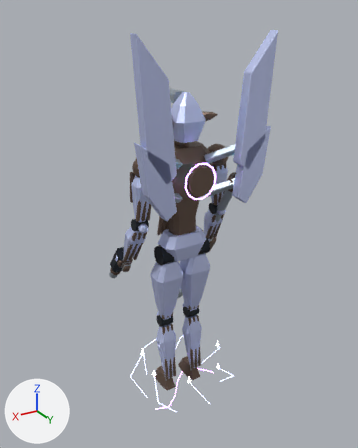
The glTF model public/assets/models/combat/t02.glb: old version first, new version second.
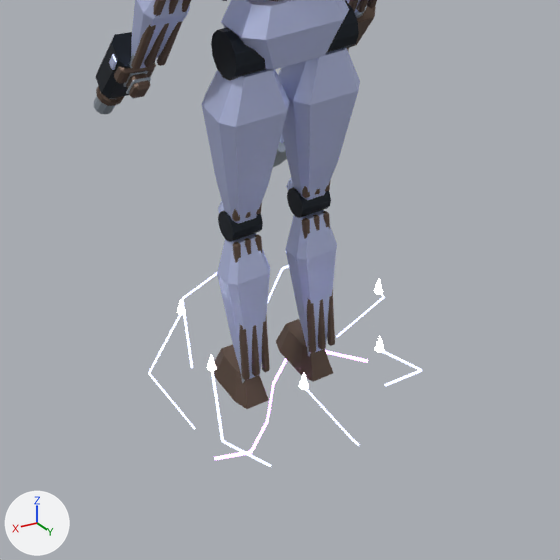
The first picture shows the older version from a 50 mm lens placed at (4.84, 7.94, 8.17), pointed at (-0.91, -1.65, 3.37). The close-ups show the older and then the newer version on the part from 21% to 80% of the width and 52% to 100% of the height of that picture. Only the edits that show in the close-ups are written down. The axes (+X, +Y, +Z) are drawn at lower left. The lights are the same throughout. Both versions are drawn at frame 22 of the action 'atk'; the numbers are the values there. Vertices at exactly the same position are counted once.

The first close-up shows 'Export_ankle_l_shade', 'Export_ankle_r_shade', 'Export_elbow_l_armor', 'Export_elbow_l_shade', 'Export_fx_atk_field_contact_fx_core', 'Export_fx_atk_field_release_fx_color', 'Export_fx_atk_field_tell_fx_accent', 'Export_gun_recoil_dark', 'Export_hip_l_armor', 'Export_hip_l_dark', 'Export_hip_r_armor', 'Export_hips_armor', 'Export_knee_l_armor', 'Export_knee_r_armor' and 16 more.
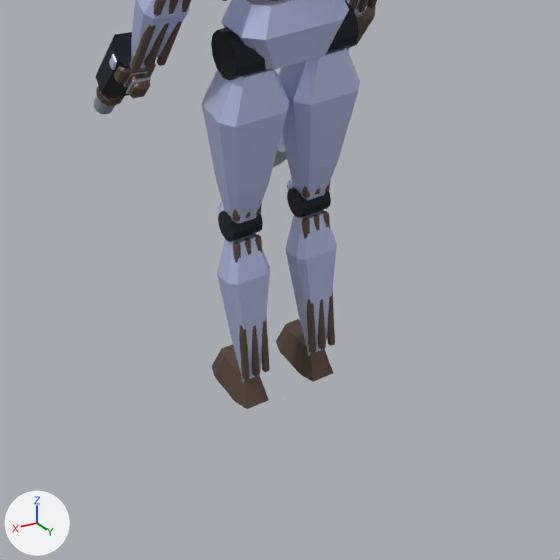
ob_fx_atk_field_contact is not drawn itself; it is the parent of ob_export_fx_atk_field_contact_fx_core.
ob_fx_atk_field_release is not drawn itself; it is the parent of ob_export_fx_atk_field_release_fx_color.
ob_fx_atk_field_tell is not drawn itself; it is the parent of ob_export_fx_atk_field_tell_fx_accent.

Changed parts and their boxes [x1, y1, x2, y2] in the close-ups (560 x 560 px; the box of a moved part takes in the faces that stretch with it):
'Export_fx_atk_field_release_fx_color', reshaped, rescaled (not visible afterwards)
    before: [148, 265, 422, 467]
'Export_fx_atk_field_tell_fx_accent', reshaped, rescaled (not visible afterwards)
    before: [214, 350, 368, 460]
'Export_fx_atk_field_contact_fx_core', reshaped, rescaled (not visible afterwards)
    before: [177, 279, 384, 390]
part 1 of me_export_fx_atk_field_contact_fx_core, moved or reshaped (not visible afterwards)
    before: [177, 279, 383, 372]
part 2 of me_export_fx_atk_field_contact_fx_core, deleted
    before: [375, 336, 384, 353]
part 3 of me_export_fx_atk_field_contact_fx_core, deleted
    before: [299, 373, 309, 390]
part 4 of me_export_fx_atk_field_release_fx_color, deleted
    before: [148, 265, 422, 467]
part 5 of me_export_fx_atk_field_release_fx_color, cut back
    before: [182, 272, 385, 440]

The change in detail:
me_export_fx_atk_field_contact_fx_core is used by ob_export_fx_atk_field_contact_fx_core; parent ob_fx_atk_field_contact; location (0.0, 0.0, 0.0).
me_export_fx_atk_field_contact_fx_core had 112 vertices, 196 faces and spanned x -0.671..0.65, y -0.677..0.633, z 0.654..0.752.
me_export_fx_atk_field_contact_fx_core now has 34 vertices, 20 faces and spans x -0.289..0.289, y -0.007..0.007, z 0.045..0.74.
me_export_fx_atk_field_contact_fx_core part 1: 64 vertices removed from x -0.671..0.65, y -0.468..0.216, z 0.654..0.752; 34 vertices added at x -0.289..0.289, y -0.007..0.007, z 0.045..0.74.
me_export_fx_atk_field_contact_fx_core part 2: 16 vertices removed from x -0.351..-0.302, y 0.542..0.591, z 0.654..0.752.
me_export_fx_atk_field_contact_fx_core part 3: 16 vertices removed from x 0.215..0.264, y 0.584..0.633, z 0.654..0.752.
Other edits to the shape of me_export_fx_atk_field_contact_fx_core do not show in these pictures.
me_export_fx_atk_field_release_fx_color is used by ob_export_fx_atk_field_release_fx_color; parent ob_fx_atk_field_release; location (0.0, 0.0, 0.0).
me_export_fx_atk_field_release_fx_color had 112 vertices, 56 faces and spanned x -0.87..0.84, y -0.82..0.88, z 0.05..0.66.
me_export_fx_atk_field_release_fx_color now has 330 vertices, 216 faces and spans x -0.71..0.69, y -0.72..0.72, z 0.05..0.44.
me_export_fx_atk_field_release_fx_color part 4: 22 loose pieces with 88 vertices, spanning x -0.87..0.84, y -0.82..0.88, z 0.05..0.66, are deleted.
me_export_fx_atk_field_release_fx_color part 5: 24 vertices removed from x -0.87..0.32, y -0.82..0.87, z 0.37..0.66; 330 vertices added at x -0.71..0.69, y -0.72..0.72, z 0.05..0.44.
me_export_fx_atk_field_tell_fx_accent is used by ob_export_fx_atk_field_tell_fx_accent; parent ob_fx_atk_field_tell; location (0.0, 0.0, 0.0).
me_export_fx_atk_field_tell_fx_accent had 48 vertices, 72 faces and spanned x -0.66..0.656, y -0.326..0.327, z 0.014..0.029.
me_export_fx_atk_field_tell_fx_accent now has 52 vertices, 32 faces and spans x -0.519..0.519, y -0.01..0.01, z 0.045..0.742.
me_export_fx_atk_field_tell_fx_accent part 6: the whole mesh is rebuilt.
Object 'fx_atk_field_contact' (ob_fx_atk_field_contact) is rescaled from (1.39, 1.39, 1.39) to (0.0116, 0.0116, 0.0116).
Object 'fx_atk_field_release' (ob_fx_atk_field_release) is rescaled from (1.39, 1.39, 1.39) to (0.00408, 0.00408, 0.00408).
Object 'fx_atk_field_tell' (ob_fx_atk_field_tell) is rescaled from (1.39, 1.39, 1.39) to (0.00408, 0.00408, 0.00408).
